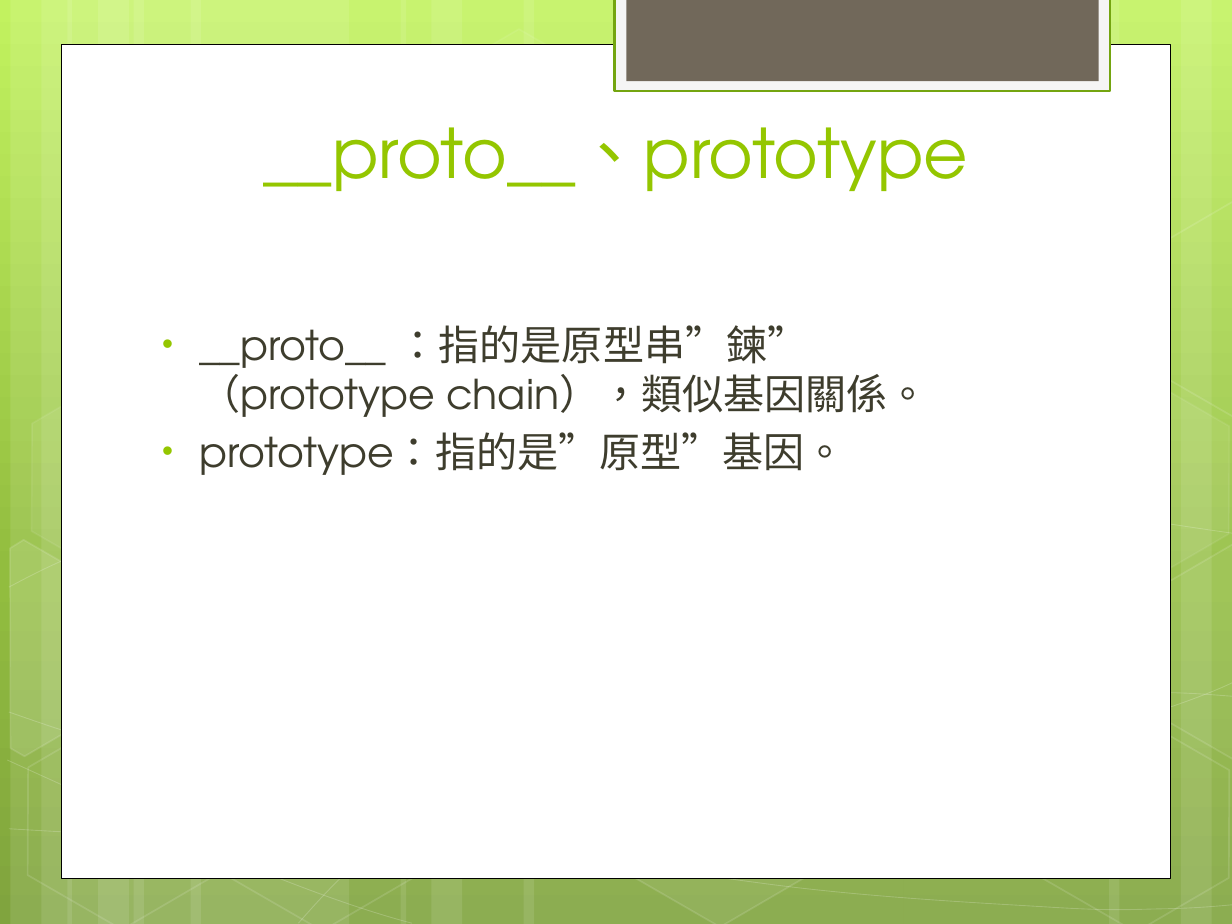
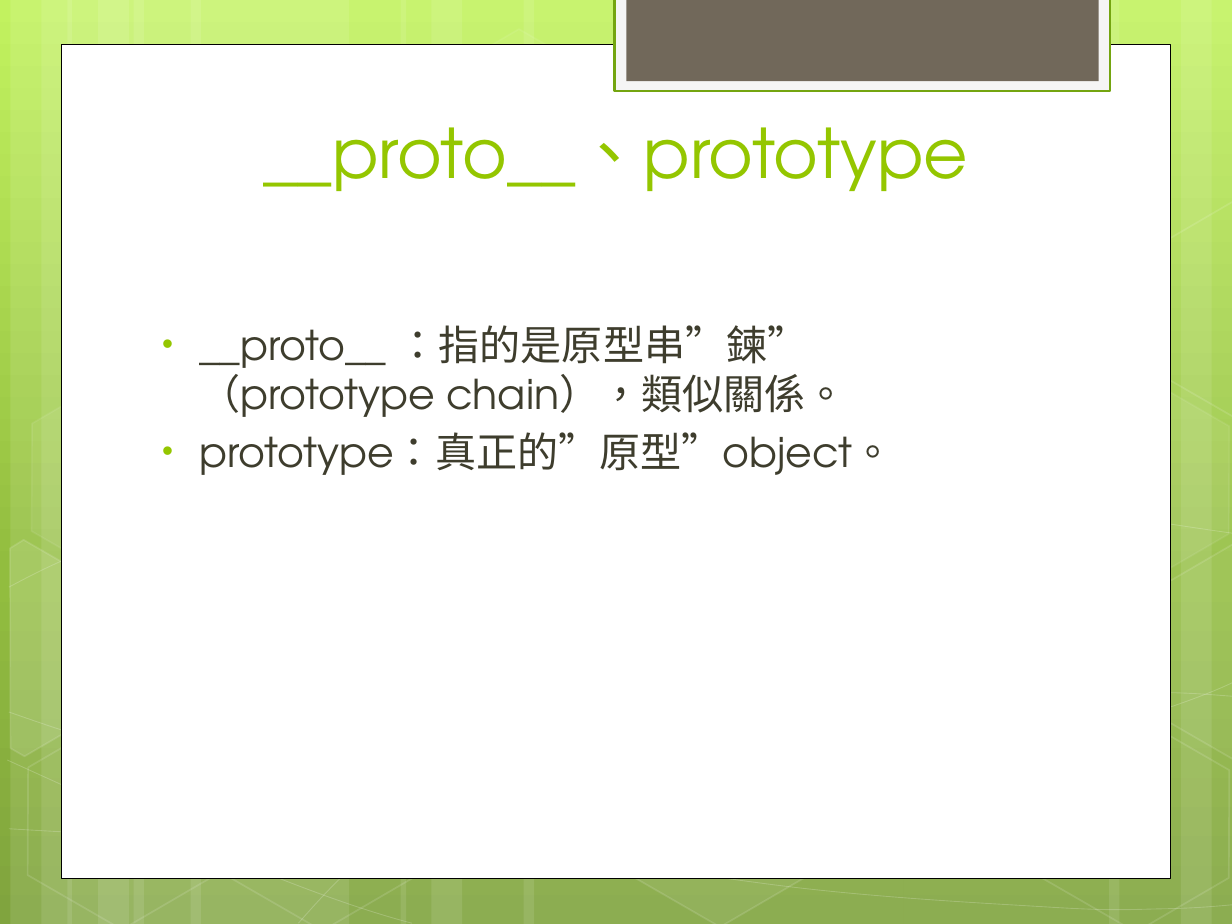
Before and after one commit to jackru6g6/JavaScript_Education, a slide deck: slide 9 of JavaScript教學及應用_08.22報告.pptx. Drawn at 1232x924 pixels with LibreOffice and Linux fonts; fonts in the diff are those of the drawing. Boxes give left, top, right and bottom in pixels: in the first picture for what was removed or moved away, otherwise in the second. Text is boxed around its words. In the diff, an @@ line names an element or a change of style, - is before the commit and + after.

```diff
--- a/JavaScript教學及應用_08.22報告.pptx
+++ b/JavaScript教學及應用_08.22報告.pptx
@@ text at [199,325,894,475]: text changed @@
-• __proto__ ：指的是原型串”鍊” （prototype chain），類似基因關係。
-• prototype：指的是”原型”基因。
+• __proto__ ：指的是原型串”鍊” （prototype chain），類似關係。
+• prototype：真正的”原型”object。
```
Also in this commit, not shown: 1 other slide changed, 20 other files.
